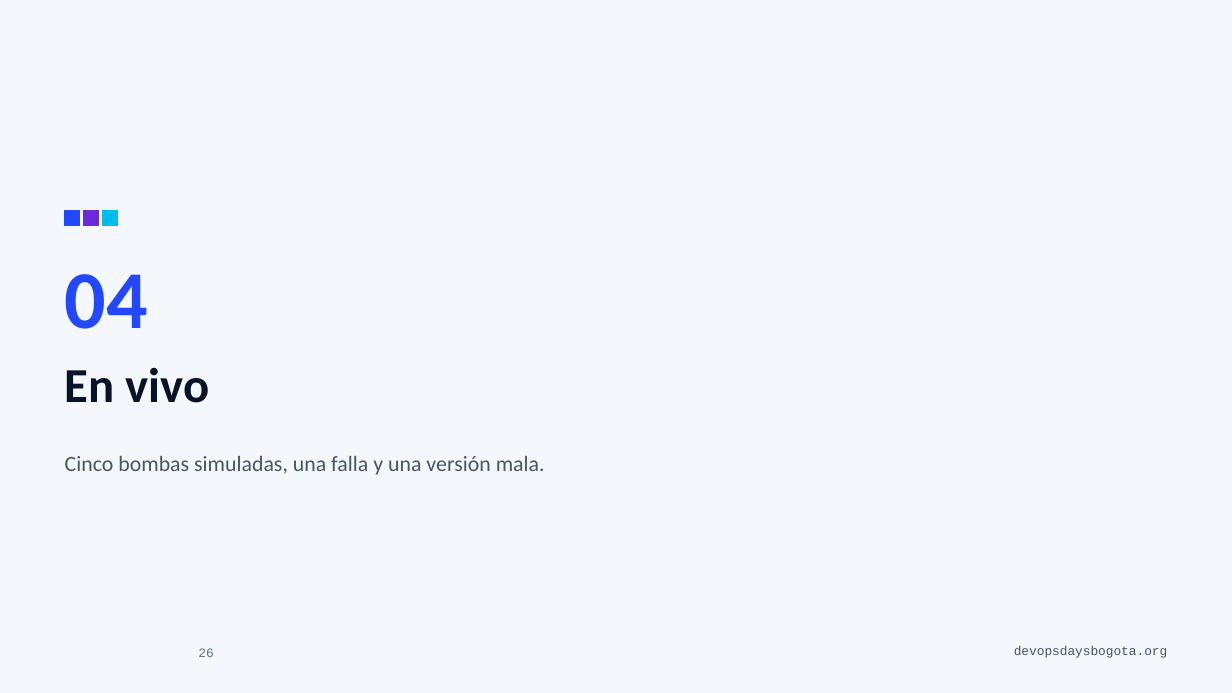
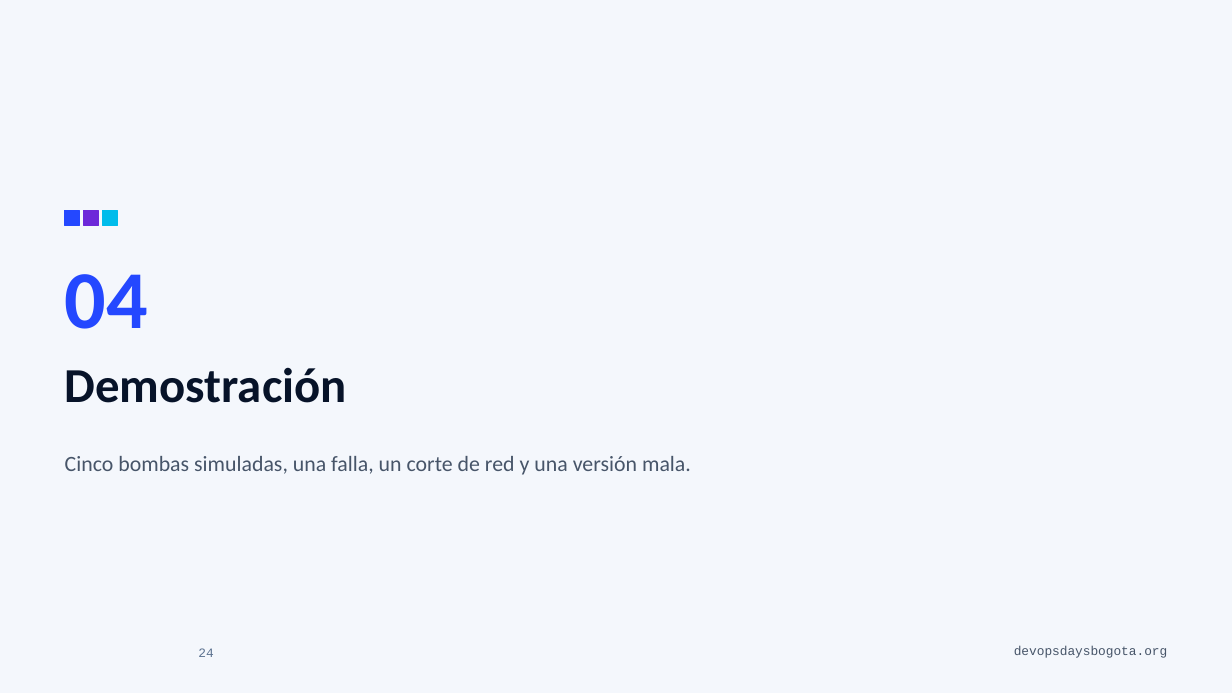
Before and after one commit to alejandro945/mlops-a-ciegas, a slide deck: slide 24 of talk/MLOps-a-ciegas-DevOpsDays-Bogota-2026.pptx (slide 26 before the commit). Drawn at 1232x693 pixels with LibreOffice and Linux fonts; fonts in the diff are those of the drawing; background and template pictures are left out. Boxes give left, top, right and bottom in pixels: in the first picture for what was removed or moved away, otherwise in the second. Text is boxed around its words. In the diff, an @@ line names an element or a change of style, - is before the commit and + after.

```diff
--- a/talk/MLOps-a-ciegas-DevOpsDays-Bogota-2026.pptx
+++ b/talk/MLOps-a-ciegas-DevOpsDays-Bogota-2026.pptx
@@ title at bbox=[65, 367, 347, 403]: text changed @@
-En vivo
+Demostración
@@ text at bbox=[65, 456, 691, 475]: text changed @@
-Cinco bombas simuladas, una falla y una versión mala.
+Cinco bombas simuladas, una falla, un corte de red y una versión mala.
@@ page number at bbox=[198, 648, 213, 657]: text changed @@
-26
+24
```
Also in this commit, not shown: 28 other slides changed, 1 slide added, 3 slides removed, 29 other files.
